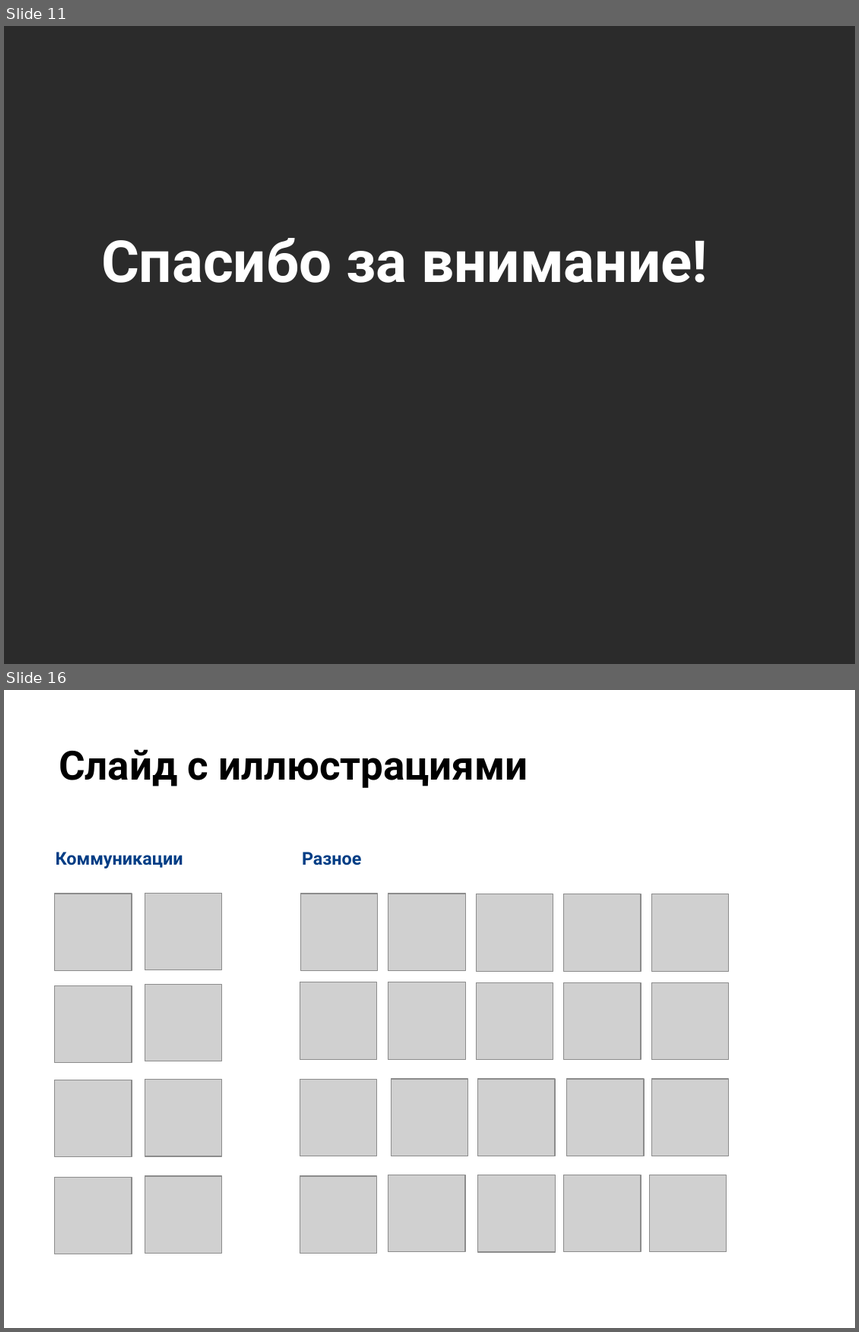
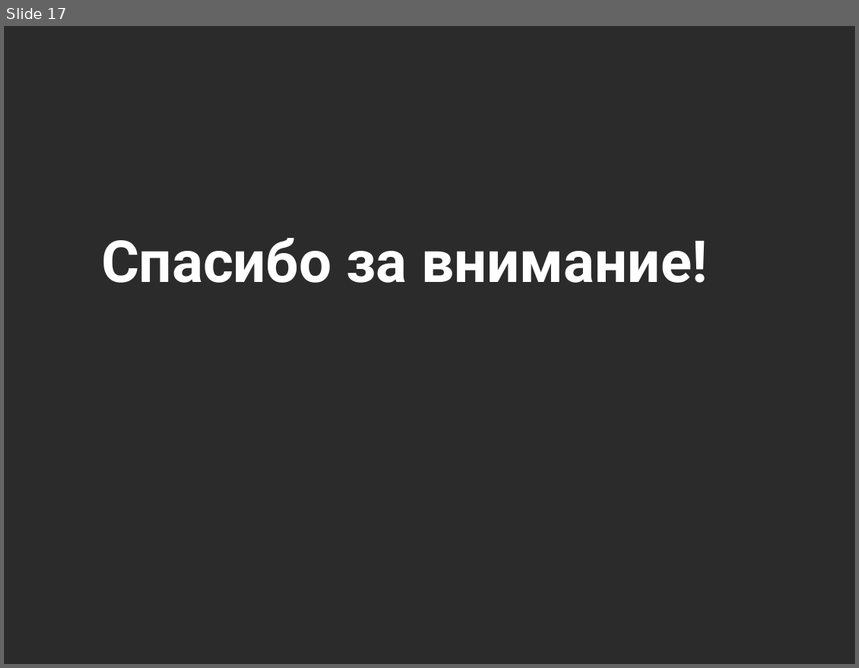
Before and after one commit to MichaelNS/otus_micro_arch, a slide deck: project/Защита проекта_синяя.pptx. Shown one above the other, each under a label of ours: slides 11 and 16 before the commit, slide 17 after it; the slides between them are not shown. The pictures are 859x1332 and 859x668 pixels, drawn with LibreOffice and Linux fonts; fonts in the diff are those of the drawing; grey boxes stand for pictures; background and template pictures are left out; a plain dark background stands for a picture behind light text. Boxes give left, top, right and bottom in pixels: in the first picture for what was removed or moved away, otherwise in the second. Text is boxed around its words. In the diff, an @@ line names an element or a change of style, - is before the commit and + after.

```diff
--- a/project/Защита проекта_синяя.pptx
+++ b/project/Защита проекта_синяя.pptx
@@ slide 16 removed at <box>4,690,855,1328</box>, background picture (left out) @@
@@ text removed at <box>59,749,528,788</box> @@
-Слайд с иллюстрациями
@@ text removed at <box>56,852,183,869</box> @@
-Коммуникации
@@ text removed at <box>302,852,361,866</box> @@
-Разное
@@ picture removed at <box>55,894,132,971</box> @@
@@ picture removed at <box>145,894,223,971</box> @@
@@ picture removed at <box>301,894,379,971</box> @@
@@ picture removed at <box>389,894,466,971</box> @@
@@ picture removed at <box>477,894,554,972</box> @@
@@ picture removed at <box>564,894,642,972</box> @@
@@ picture removed at <box>652,894,729,972</box> @@
@@ picture removed at <box>145,985,222,1061</box> @@
@@ picture removed at <box>300,983,378,1060</box> @@
@@ picture removed at <box>389,983,466,1060</box> @@
@@ picture removed at <box>477,983,554,1060</box> @@
@@ picture removed at <box>564,983,642,1060</box> @@
@@ picture removed at <box>652,983,729,1060</box> @@
@@ picture removed at <box>55,986,132,1063</box> @@
@@ picture removed at <box>55,1081,132,1157</box> @@
@@ picture removed at <box>145,1080,222,1157</box> @@
@@ picture removed at <box>300,1080,377,1157</box> @@
@@ picture removed at <box>392,1079,468,1156</box> @@
@@ picture removed at <box>478,1079,555,1156</box> @@
@@ picture removed at <box>566,1079,643,1156</box> @@
@@ picture removed at <box>652,1079,729,1157</box> @@
@@ picture removed at <box>55,1178,132,1255</box> @@
@@ picture removed at <box>145,1176,222,1253</box> @@
@@ picture removed at <box>300,1176,377,1252</box> @@
@@ picture removed at <box>389,1175,465,1252</box> @@
@@ picture removed at <box>478,1175,556,1252</box> @@
@@ picture removed at <box>564,1175,641,1252</box> @@
@@ picture removed at <box>650,1175,728,1252</box> @@
@@ what was slide 11 is now slide 17 @@
```
Also in this commit, not shown: 6 slides changed, 6 slides added, 7 other slides removed, 17 other files.
